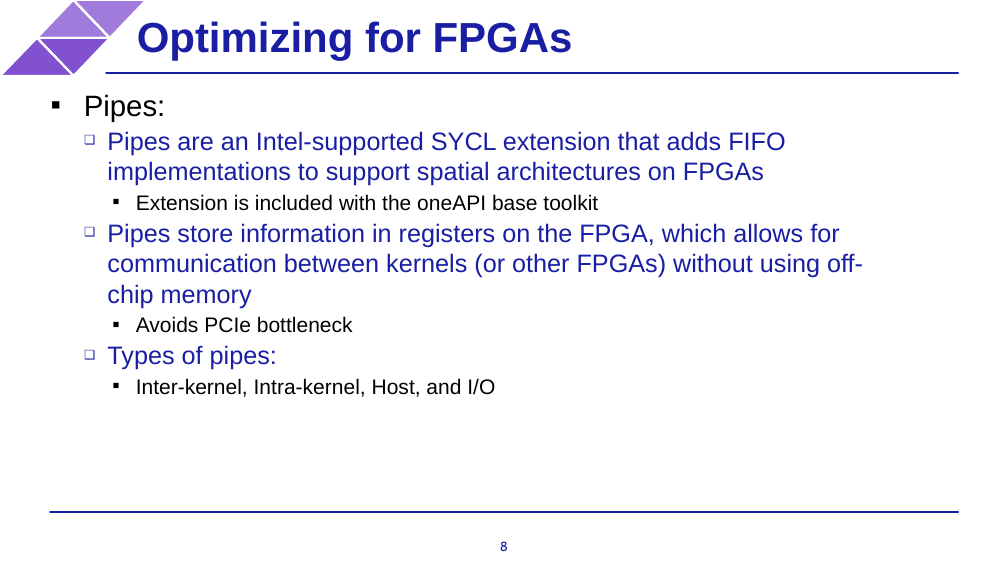
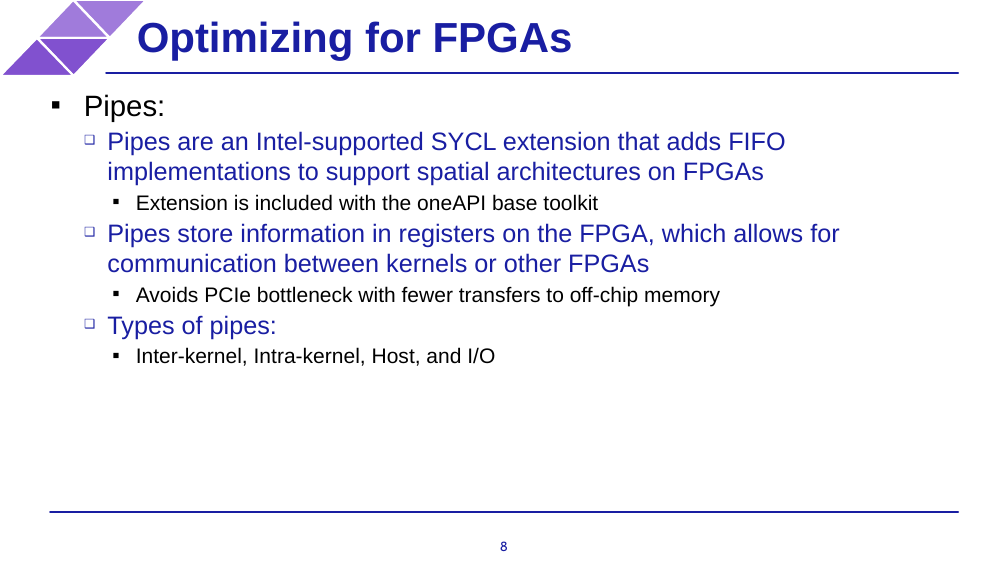
Before and after one commit to BenjaminMFindley/Reconfig-2-SYCL-DPCPP, a slide deck: slide 8 of Slides/SYCL_FPGA.pptx. Drawn at 1008x567 pixels with LibreOffice and Linux fonts; fonts in the diff are those of the drawing; background and template pictures are left out. Boxes give left, top, right and bottom in pixels: in the first picture for what was removed or moved away, otherwise in the second. Text is boxed around its words. In the diff, an @@ line names an element or a change of style, - is before the commit and + after.

```diff
--- a/Slides/SYCL_FPGA.pptx
+++ b/Slides/SYCL_FPGA.pptx
@@ text at [107, 223, 839, 306]: text changed @@
-  ❑ Pipes store information in registers on the FPGA, which allows for communication between kernels (or other FPGAs) without using off-chip memory
-    ▪ Avoids PCIe bottleneck
+  ❑ Pipes store information in registers on the FPGA, which allows for communication between kernels or other FPGAs
+    ▪ Avoids PCIe bottleneck with fewer transfers to off-chip memory
```
